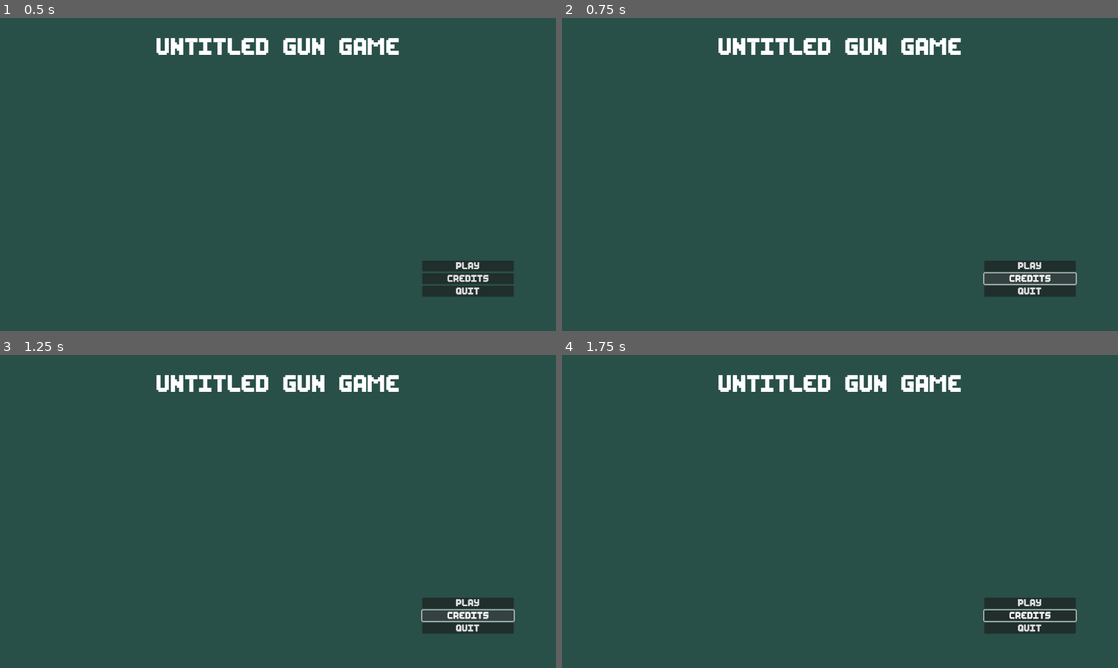
Above: before the commit, frames 1-4 (two rows, left to right).
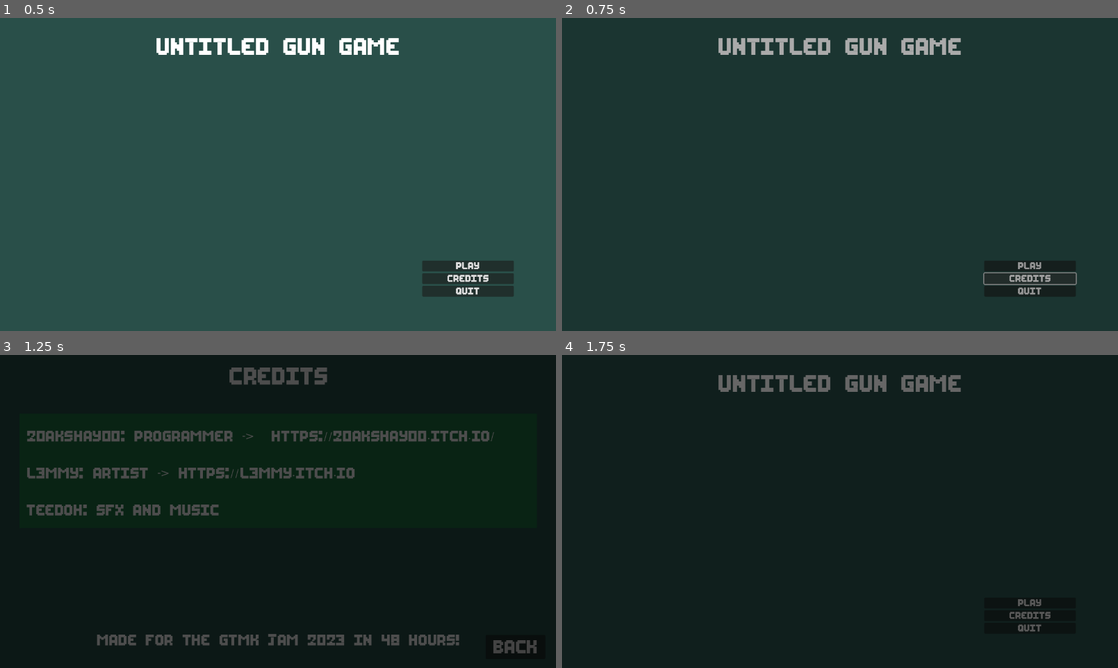
Above: after the commit, the same moments.

Repository: 20akshay00/GMTK2023
Game: Godot game, scene res://menu.tscn
Same seed, same stepped clock (60 frames per second), same inputs: the game is played once before the commit and once after it.
Inputs (mouse positions are in pixels of both pictures, inside the frame that each line leads up to):
- Up to frame 1 (0.5 s): no input
- Up to frame 2 (0.75 s): click "Credits" at 0.5 s
- Up to frame 3 (1.25 s): no input
- Up to frame 4 (1.75 s): click (1079, 646) at 1.25 s, where only the run after the commit has a clickable "Back"

Frame 1 is identical in both runs. In frame 2, 99% of the frame differs, in the area x 0-100%, y 0-100%; in frame 3, 98%; in frame 4, 100%.

Commit message:
add credits

Diff:
--- a/Menu.gd
+++ b/Menu.gd
@@ -1,17 +1,23 @@
 extends Control
 
 func _ready() -> void:
-	$MenuMusic.play()
-	var tween = get_tree().create_tween()
-	tween.tween_property($MenuMusic, "volume_db", 0, 0.2)
+	var MenuMusic = MusicPlayer.get_node("MenuMusic")
+
+	if not MenuMusic.playing:
+		MenuMusic.play()
+		var tween = get_tree().create_tween()
+		tween.tween_property(MenuMusic, "volume_db", 0, 0.2)
 
 func _on_play_pressed() -> void:
+	var MenuMusic = MusicPlayer.get_node("MenuMusic")
+	MenuMusic.play()
 	var tween = get_tree().create_tween()
-	tween.tween_property($MenuMusic, "volume_db", -80, 0.2)
+	tween.tween_property(MenuMusic, "volume_db", -80, 0.2)
+	MenuMusic.stop()
 	TransitionLayer.change_scene("res://level.tscn")
 
 func _on_quit_pressed() -> void:
 	get_tree().quit()
 
 func _on_credits_pressed() -> void:
-	pass # Replace with function body.
+	TransitionLayer.change_scene("res://credits.tscn")
--- /dev/null
+++ b/credits.gd
@@ -0,0 +1,4 @@
+extends Control
+
+func _on_back_pressed() -> void:
+	TransitionLayer.change_scene("res://menu.tscn")
--- /dev/null
+++ b/credits.tscn
@@ -0,0 +1,106 @@
+[gd_scene load_steps=2 format=3 uid="uid://hb4vey4jlu2v"]
+
+[ext_resource type="Script" path="res://credits.gd" id="1_h5866"]
+
+[node name="Credits" type="Control"]
+layout_mode = 3
+anchors_preset = 15
+anchor_right = 1.0
+anchor_bottom = 1.0
+grow_horizontal = 2
+grow_vertical = 2
+script = ExtResource("1_h5866")
+
+[node name="ColorRect" type="ColorRect" parent="."]
+layout_mode = 1
+anchors_preset = 15
+anchor_right = 1.0
+anchor_bottom = 1.0
+grow_horizontal = 2
+grow_vertical = 2
+color = Color(0.160784, 0.309804, 0.286275, 1)
+
+[node name="ColorRect2" type="ColorRect" parent="."]
+layout_mode = 1
+anchors_preset = -1
+anchor_left = 0.031
+anchor_top = 0.187
+anchor_right = 0.966
+anchor_bottom = 0.553
+offset_left = 5.32
+offset_top = 0.360001
+offset_right = -0.47998
+offset_bottom = -0.160034
+grow_horizontal = 2
+grow_vertical = 2
+color = Color(0.12549, 0.462745, 0.258824, 1)
+
+[node name="Label" type="Label" parent="."]
+layout_mode = 1
+anchors_preset = -1
+anchor_left = 0.5
+anchor_top = 0.04
+anchor_right = 0.5
+anchor_bottom = 0.042
+offset_left = -20.0
+offset_right = 20.0
+offset_bottom = 17.0
+grow_horizontal = 2
+theme_override_font_sizes/font_size = 38
+text = "Credits"
+
+[node name="MarginContainer" type="MarginContainer" parent="."]
+layout_mode = 1
+anchors_preset = -1
+anchor_left = 0.048
+anchor_top = 0.244
+anchor_right = 0.067
+anchor_bottom = 0.511
+offset_right = 451.0
+grow_vertical = 2
+
+[node name="VBoxContainer" type="VBoxContainer" parent="MarginContainer"]
+layout_mode = 2
+
+[node name="Label" type="Label" parent="MarginContainer/VBoxContainer"]
+layout_mode = 2
+theme_override_font_sizes/font_size = 25
+text = "20akshay00: Programmer ->  https://20akshay00.itch.io/
+
+
+L3MMY: Artist -> https://l3mmy.itch.io
+
+
+Teedoh: SFX And MUSIC
+"
+
+[node name="Label2" type="Label" parent="."]
+layout_mode = 1
+anchors_preset = -1
+anchor_left = 0.5
+anchor_top = 0.928
+anchor_right = 0.5
+anchor_bottom = 0.928
+offset_left = -268.0
+offset_top = -20.0
+offset_right = 268.0
+grow_horizontal = 2
+grow_vertical = 0
+theme_override_font_sizes/font_size = 25
+text = "Made for the GTMK jam 2023 in 48 hours!"
+
+[node name="Back" type="Button" parent="."]
+layout_mode = 1
+anchors_preset = -1
+anchor_left = 0.961
+anchor_top = 0.947
+anchor_right = 0.981
+anchor_bottom = 0.971
+offset_left = -112.0
+offset_top = -38.0
+grow_horizontal = 0
+grow_vertical = 0
+theme_override_font_sizes/font_size = 30
+text = "Back"
+
+[connection signal="pressed" from="Back" to="." method="_on_back_pressed"]
--- a/gun.gd
+++ b/gun.gd
@@ -58,8 +58,6 @@
 		end_slowmo()
 		smtimer.stop()
 
-	print(smctimer.time_left)
-
 func start_slowmo() -> void:
 	Engine.time_scale = 0.2
 	rotation_strength = rotation_strength_low
--- a/menu.tscn
+++ b/menu.tscn
@@ -1,7 +1,6 @@
-[gd_scene load_steps=3 format=3 uid="uid://bqeof8pxp3j2d"]
+[gd_scene load_steps=2 format=3 uid="uid://bqeof8pxp3j2d"]
 
 [ext_resource type="Script" path="res://Menu.gd" id="1_p10mw"]
-[ext_resource type="AudioStream" uid="uid://dxd81kmtsios4" path="res://Sounds/menu_theme.wav" id="2_b1rho"]
 
 [node name="Menu" type="Control"]
 layout_mode = 3
@@ -20,10 +19,6 @@
 grow_horizontal = 2
 grow_vertical = 2
 color = Color(0.160784, 0.309804, 0.286275, 1)
-
-[node name="MenuMusic" type="AudioStreamPlayer" parent="."]
-stream = ExtResource("2_b1rho")
-volume_db = -80.0
 
 [node name="MarginContainer" type="MarginContainer" parent="."]
 layout_mode = 1
--- /dev/null
+++ b/music_player.gd
@@ -0,0 +1 @@
+extends Node
--- /dev/null
+++ b/music_player.tscn
@@ -0,0 +1,10 @@
+[gd_scene load_steps=3 format=3 uid="uid://cr8b836uo2nyt"]
+
+[ext_resource type="Script" path="res://music_player.gd" id="1_5lvlv"]
+[ext_resource type="AudioStream" uid="uid://dxd81kmtsios4" path="res://Sounds/menu_theme.wav" id="2_d2gdf"]
+
+[node name="MusicPlayer" type="Node"]
+script = ExtResource("1_5lvlv")
+
+[node name="MenuMusic" type="AudioStreamPlayer" parent="."]
+stream = ExtResource("2_d2gdf")
--- a/project.godot
+++ b/project.godot
@@ -19,6 +19,7 @@
 
 Globals="*res://Globals/globals.gd"
 TransitionLayer="*res://transition_layer.tscn"
+MusicPlayer="*res://music_player.tscn"
 
 [display]
 
